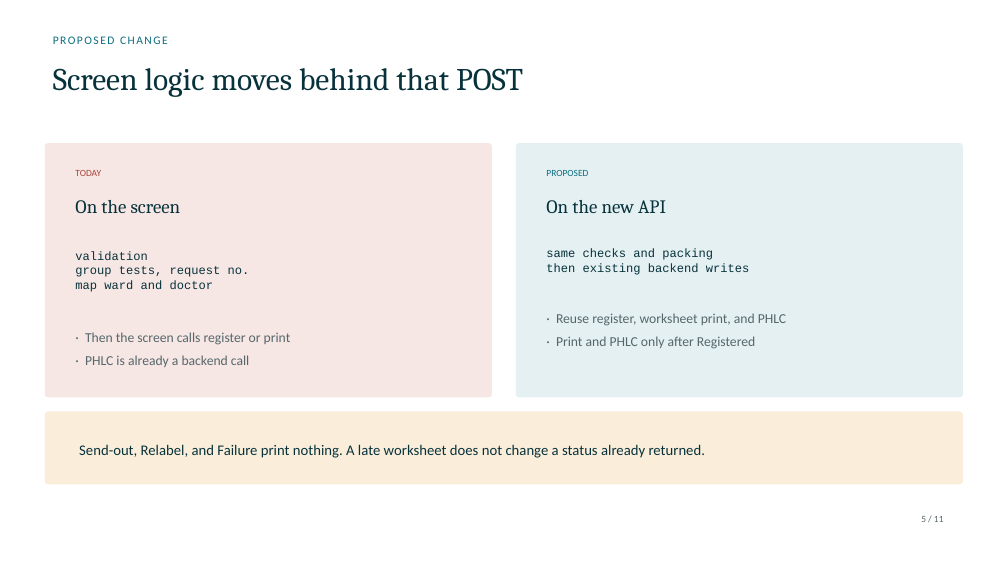
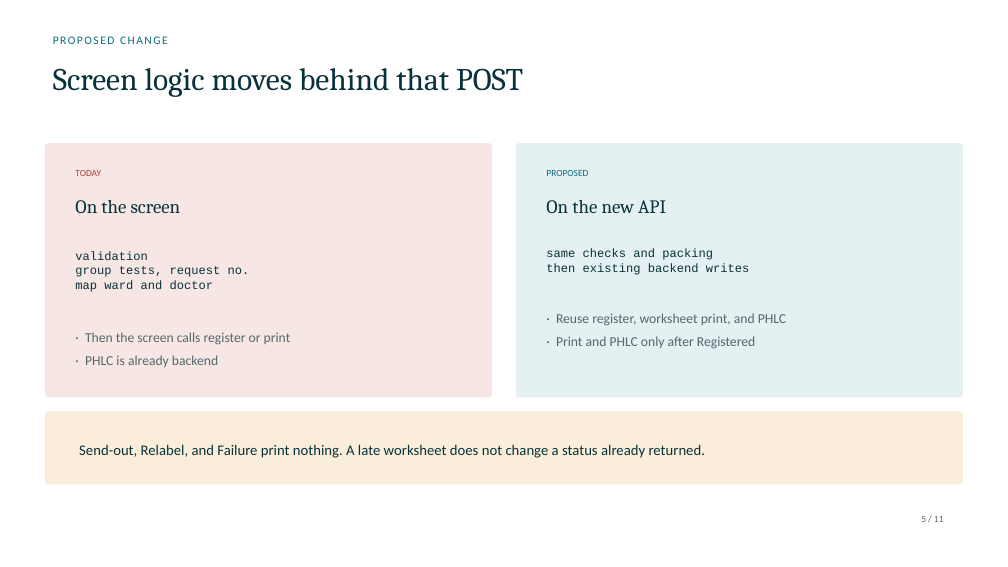
Before and after one commit to DragonChong/HA-Notes, a slide deck: slide 5 of SDLC/Projects/TMP-specimen-sorter-api — Specimen Sorter API/assets/Specimen Sorter API.pptx. Drawn at 1008x567 pixels with LibreOffice and Linux fonts; fonts in the diff are those of the drawing. Boxes give left, top, right and bottom in pixels: in the first picture for what was removed or moved away, otherwise in the second. Text is boxed around its words. In the diff, an @@ line names an element or a change of style, - is before the commit and + after.

```diff
--- a/SDLC/Projects/TMP-specimen-sorter-api — Specimen Sorter API/assets/Specimen Sorter API.pptx
+++ b/SDLC/Projects/TMP-specimen-sorter-api — Specimen Sorter API/assets/Specimen Sorter API.pptx
@@ text at [85,355,218,367]: text changed @@
-· PHLC is already a backend call
+· PHLC is already backend
```
Also in this commit, not shown: 3 other slides changed, 4 other files.
